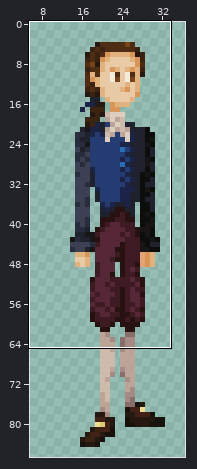
File history of a pixel-art file, Sprites/valois.aseprite. Above: a wide view before the commit, with the close-up outlined.
Close-up. As it was:
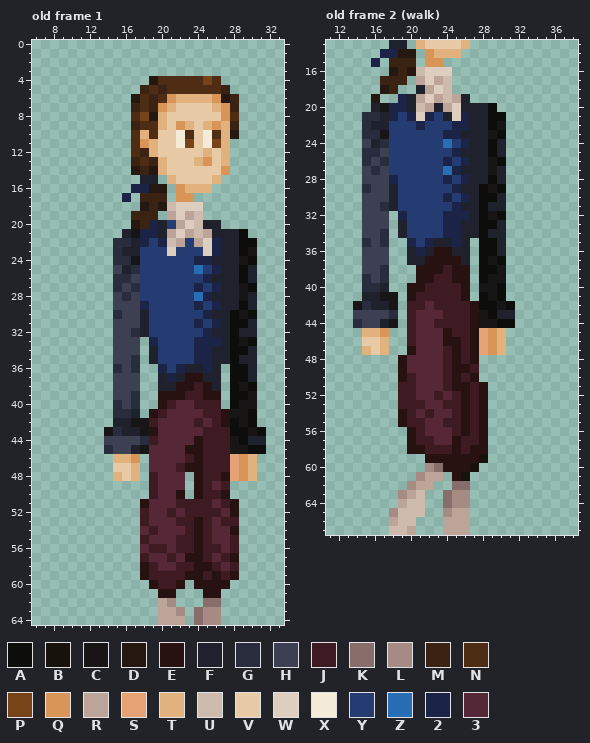
66x87 pixels, 5 frames. Colours within 5 levels of each other are drawn and written as one. Shown: old frame 1: x 6..33, y 0..64; old frame 2 (walk): x 11..38, y 13..67. The wide view leaves out empty margins. The commit also changed other frames or places, which this record leaves out.
Visible layers, top first: "braço d", "cabeça/gola", "cabeça/olhos", "cabeça/cabeça", "tronco/colete", "pernas/frente/perna f 1", "pernas/frente/perna f 2", "pernas/tras/perna c", "pernas/tras/pernas", "braço e".
Palette (. is transparent): A #0d0d0c  B #18120d  C #171516  D #251810  E #271111  F #1f212c  G #282c3c  H #3d3f53  J #3e1b23  K #886e6a  L #a58b83  M #3a2312  N #4e2d14  P #774319  Q #d89557  R #bda499  S #e5a274  T #e2b27e  U #cebbae  V #e8caa6  W #ddcebf  X #f4ecd8  Y #243c72  Z #286eb4  2 #1b2447  3 #552737
Pixels before, old frame 1, first column x 14:
 4 .....DNNNNNPN.....
 5 ....MNMNNNNNNM....
 6 ...DNMNQTTTTQDM...
 7 ...MNMQTVVVVTQM...
 8 ...NPDTVVVVVVQN...
 9 ...MNNTVQTVTQTM...
10 ...NTNVVXNVXNTD...
11 ...NQTVVXPVXPT....
12 ...NMTVVVVVTVT....
13 ...MNMTVVVTQVT....
14 ...DMDTVVVVVVQ....
15 ....FF.TVVVVT.....
16 ...22DD.QTTT......
17 ..2.MMM.QQ........
18 ....DMDUWWW.......
19 ...MMM.RWRU.......
20 ...DM2FYRWUFF.....
21 ..FC22FRWRURFFFA..
22 .GGF2Y2URYRW2FFAA.
23 .GFFYYYWYYYW2FFAC.
24 .GGCYYYYYY22FFFCA.
25 .HFGYYYYYYZY2FFAF.
26 .GGHYYYYYYY2FFFAF.
27 .GHGYYYYYY2Y2FFCA.
28 .HGHYYYYYYZ2FFFCF.
29 .HHH2YYYYY2Y2FFAF.
30 .GHHFYYYYYY2FFACA.
31 .HHHFYYYYY2Y2FAAF.
32 .HHGFYYYYYY2FFAFF.
33 .HHH.2YYYY222FACA.
34 .HHH.FYYYY22FFAAF.
35 .HHG.FYYYY22FFAFF.
36 .GHG..2Y2FF2F.AAF.
37 .HHH..F2FEEFF.AAF.
38 .HHH..FFEEJEF.ACA.
39 .HHG..EEEJJEE.AAC.
40 .GHG..EJ33JJJ.ACC.
41 .GGF.EJ3333JJECCA.
42 .FFCCJ3333J3JEACA.
43 CGFFCE33333JJJAACA
44 HHHHGJ3333EJJJCAFF
45 GHHFC3333EEJJJCCAA
46 .TTQ.3333JEJJJSQT.
47 .VVT.333JEEJJJSQT.
48 .TVT.J333.EJJESQT.
49 .....J333.EJ3J....
50 .....J33E.EJJE....
51 ....E333JJJJ3JE...
52 ....J33J3JJJJ3E...
53 ....J333JJEJ3JJ...
54 ....3J333JEJ33E...
55 ....J333JJEJ33J...
56 ....3JJ3JJEJJ3J...
57 ....J33J3EEJ3JE...
58 ....EJ33JJEEJ3J...
59 ....EJJJJEEJEJE...
60 .....EJJE.EEEE....
61 ......EE...EE.....
62 ......RL...KK.....
63 ......RRL.KLL.....
64 ......RRR.KLL.....
Pixels before, old frame 2 (walk), first column x 14:
13 ....FF.TVVVVT.....
14 ...22DD.QTTT......
15 ..2.MMM.QQ........
16 ....DMDUWWW.......
17 ...MMM.RWRU.......
18 ...DM..FRWU.......
19 ..D..2FRWRURF.....
20 ..FC22FURFRWFFFA..
21 .GGF2Y2W2YFW2FFAA.
22 .GFFYYY2YYY22FFAC.
23 .GGCYYYYYY22FFFCA.
24 .HFGYYYYYYZY2FFAF.
25 .GGHYYYYYYY2FFFAF.
26 .GHGYYYYYY2Y2FFCA.
27 .HGHYYYYYYZ2FFFCF.
28 .HHH2YYYYY2Y2FFAF.
29 .GHHFYYYYYY2FFACA.
30 .HHHFYYYYY2Y2FAAF.
31 .HHGFYYYYYY2FFAFF.
32 .HHH.2YYYY222FACA.
33 .HHH.FYYYY22FFAAF.
34 .HHG.FYYYY22FFAFF.
35 .GHG..2Y2FF2F.AAF.
36 .HHH..F2FEEFF.AAF.
37 .HHH..FFEEEEF.ACA.
38 .HHG...EEEJEE.AAC.
39 .GHG...EEJJEE.ACC.
40 .GGF..EEJJJJE.CCA.
41 .FFCC.EJJJJJE.ACA.
42 CGFFC.JJ3JJJJEAACA
43 HHHHG.J333JJJECAFF
44 GHHFC.J33JJJJECCAA
45 .TTQ..J333EJJESQT.
46 .VVT..J333EEJESQT.
47 .TVT..E333JEJESQT.
48 .....E3333JEJE....
49 .....E3333JEEJ....
50 .....EJ333JEJE....
51 .....JJ333JEEJE...
52 .....JJ33J3JEJE...
53 .....JJJ33JJEJE...
54 .....EJ3J33JEJE...
55 .....EJJ33JJEJE...
56 ......EJ333JEJE...
57 ......EJJ33EJJE...
58 ......EEJJJEJEE...
59 ........EEEEEEB...
60 ........LKEEEB....
61 .......LRR.EB.....
62 ......LRR..KK.....
63 .....LRU..KLL.....
64 .....RUU..KLL.....
65 ....LUUU..LRR.....
66 ....RUU...RRR.....
67 ....UUR...RRR.....
Now the later version:
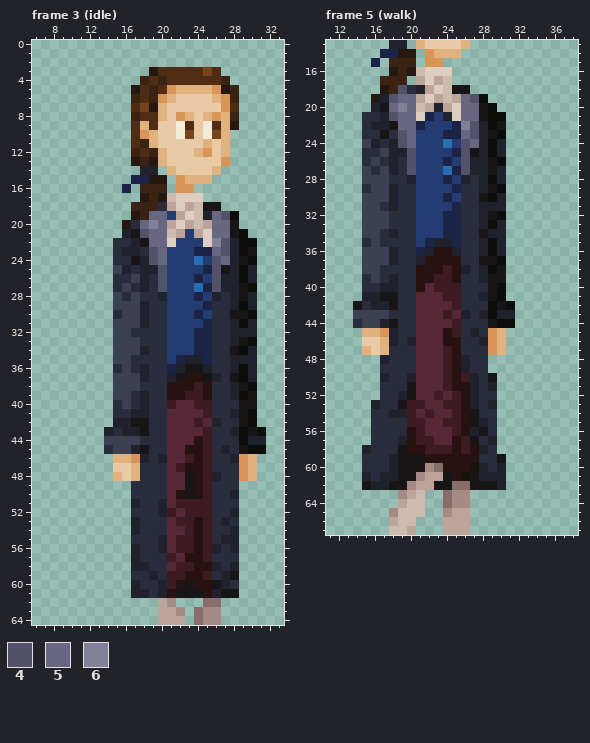
Colours new in this view: 4 #53526a  5 #696682  6 #827f98
A new or re-ordered frame is compared with the old frame closest to it.
Changes in this commit:
layer "fundo casaco" now shown
layer "tronco/casaco" now shown
frames re-ordered
Frame 3 (idle) against old frame 1:
y 3: x 19..26 ........ -> DNNNNNPN
y 4: x 18..20 .DN -> MNM; x 25 P -> N; x 27 . -> M
y 5: x 17..28 .MNMNNNNNNM. -> DNMNQTTTTQDM
y 6: x 17 D -> M; x 20..27 NQTTTTQD -> QTVVVVTQ
y 7: x 17..21 MNMQT -> NPDTV; x 26 T -> V; x 28 M -> N
y 8: x 17..19 NPD -> MNN; x 22..23 VV -> QT; x 25..28 VVQN -> TQTM
y 9: x 17..18 MN -> NT; x 20 T -> V; x 22..23 QT -> XN; x 25..26 TQ -> XN; x 28 M -> D
y 10: x 18..19 TN -> QT; x 23 N -> P; x 26 N -> P; x 28 D -> .
y 11: x 18 Q -> M; x 22..23 XP -> VV; x 25..26 XP -> TV
y 12: x 17..20 NMTV -> MNMT; x 24..25 VT -> TQ
y 13: x 17..19 MNM -> DMD; x 24..25 TQ -> VV; x 27 T -> Q
y 14: x 17..21 DMDTV -> .FF.T; x 26..27 VQ -> T.
y 15: x 17..26 .FF.TVVVVT -> 22DD.QTTT.
y 16: x 16..20 .22DD -> 2.MMM; x 23..25 TTT -> Q..
y 17: x 16 2 -> .; x 18 M -> D; x 20..24 M.QQ. -> DUWWW
y 18: x 17..18 .D -> MM; x 20..21 DU -> GR; x 23..26 WW.. -> RUCC
y 19: x 17 M -> D; x 19..23 M.RWR -> 55YRW; x 25..28 .... -> F54A
y 20: x 16..23 .DM2FYRW -> DG565RWR; x 25..28 FF.. -> R55C
y 21: x 18..28 22FRWRURFFF -> 455URYRW55C
y 22: x 18..22 2Y2UR -> C55WY; x 24 R -> Y; x 26..27 2F -> 64
y 23: x 18..21 YYYW -> G45Y; x 24..27 YW2F -> 2254
y 24: x 18..20 YYY -> F45; x 24..27 22FF -> ZY45
y 25: x 18..20 YYY -> FF4; x 24..27 ZY2F -> Y24C
y 26: x 18..20 YYY -> FG4; x 24..26 Y2F -> 2Y4
y 27: x 18..20 YYY -> FG4; x 24..26 2Y2 -> Z24
y 28: x 18..20 YYY -> GGF; x 24..25 Z2 -> 2Y; x 27 F -> G
y 29: x 18..20 2YY -> FGG; x 24..27 2Y2F -> Y2GG
y 30: x 19..20 YY -> GG; x 24..28 Y2FFA -> 2YGGC
y 31: x 19..20 YY -> GG; x 24..28 2Y2FA -> Y2GGF
y 32: x 18..20 FYY -> GGG; x 24 Y -> 2; x 26..28 FFA -> GGF
y 33: x 18..20 .2Y -> GGG; x 26..28 2FA -> GGF
y 34: x 18..20 .FY -> FGG; x 26..28 FFA -> GGC
y 35: x 18..20 .FY -> GGG; x 22..24 YY2 -> 2FF; x 26..28 FFA -> GGF
y 36: x 18..28 ..2Y2FF2F.A -> FGG2FCCFGGF
y 37: x 18..22 ..F2F -> FGGFC; x 25 F -> C; x 27..28 .A -> GC
y 38: x 18..21 ..FF -> GGGE; x 26..28 F.A -> GGF
y 39: x 18..20 ..E -> FGG; x 26..28 E.A -> GGF
y 40: x 18..20 ..E -> FGG; x 26..28 J.A -> GGG
y 41: x 18..20 .EJ -> FGG; x 26..28 JEC -> GGF
y 42: x 19..20 J3 -> GG; x 26..28 JEA -> FGG
y 43: x 14 C -> F; x 19..20 E3 -> GG; x 26..28 JJA -> GGF
y 44: x 19..20 J3 -> GG; x 26..28 JJC -> GGG
y 45: x 19..20 33 -> GG; x 26..28 JJC -> GFG
y 46: x 18..20 .33 -> FGF; x 26..28 JJS -> GGF
y 47: x 18..20 .33 -> GGG; x 26..28 JJS -> GGG
y 48: x 18..20 .J3 -> GGG; x 23 . -> C; x 26..28 JES -> FGG
y 49: x 17..20 ..J3 -> GGGG; x 23 . -> C; x 26..28 3J. -> GGG
y 50: x 17..20 ..J3 -> GGGG; x 23 . -> C; x 26..28 JE. -> GGF
y 51: x 17..20 .E33 -> FGGF; x 26..28 3JE -> GGG
y 52: x 17..20 .J33 -> GGGF; x 26..28 J3E -> GGF
y 53: x 17..20 .J33 -> FGGG; x 26..28 3JJ -> GFG
y 54: x 17..20 .3J3 -> FGGG; x 26..28 33E -> GGF
y 55: x 17..20 .J33 -> GGGF; x 26..28 33J -> GFF
y 56: x 17..20 .3JJ -> FGGF; x 26..28 J3J -> FGF
y 57: x 17..20 .J33 -> FGGG; x 26..28 3JE -> GGG
y 58: x 17..20 .EJ3 -> FFGG; x 26..28 J3J -> FGF
y 59: x 17..20 .EJJ -> GGFG; x 26..28 EJE -> GFC
y 60: x 17..20 ..EJ -> FGGF; x 23 . -> C; x 26..28 EE. -> CFG
y 61: x 17..20 ...E -> FFGF; x 22..24 ... -> CCC; x 26..28 E.. -> FCC
Frame 5 (walk) against old frame 2 (walk):
y 18: x 19..20 .. -> 4G; x 25..26 .. -> CC
y 19: x 17..20 ..2F -> F455; x 26..28 F.. -> 54A
y 20: x 18..20 22F -> 565; x 26..28 FFF -> 55C
y 21: x 18..20 2Y2 -> 455; x 26..28 2FF -> 55C
y 22: x 18..20 YYY -> C55; x 26..27 2F -> 64
y 23: x 18..20 YYY -> G45; x 26..27 FF -> 54
y 24: x 18..20 YYY -> F45; x 26..27 2F -> 45
y 25: x 18..20 YYY -> FF4; x 26..27 FF -> 4C
y 26: x 18..20 YYY -> FG4; x 26 2 -> 4
y 27: x 18..20 YYY -> FG4; x 26 F -> 4
y 28: x 18..20 2YY -> GGF; x 26..27 2F -> FG
y 29: x 19..20 YY -> GG; x 26..28 FFA -> GGF
y 30: x 19..20 YY -> GG; x 26..28 2FA -> GGC
y 31: x 19..20 YY -> GG; x 26..28 FFA -> GGF
y 32: x 18..20 .2Y -> GGG; x 26..28 2FA -> GGF
y 33: x 18..20 .FY -> GGG; x 26..28 FFA -> GGF
y 34: x 18..20 .FY -> FGG; x 26..28 FFA -> GGC
y 35: x 18..20 ..2 -> GGG; x 26..28 F.A -> GGF
y 36: x 18..20 ..F -> FGG; x 26..28 F.A -> GGF
y 37: x 18..20 ..F -> FGG; x 26..28 F.A -> GGC
y 38: x 18..20 ... -> GGG; x 26..28 E.A -> FGF
y 39: x 18..20 ... -> FGG; x 26..28 E.A -> GGF
y 40: x 18..20 ..E -> FGG; x 22 J -> 3; x 26..28 E.C -> GGG
y 41: x 19..23 .EJJJ -> GG333; x 26..28 E.A -> GGF
y 42: x 19..21 .JJ -> GG3; x 23..24 JJ -> 33; x 26..28 JEA -> GGG
y 43: x 19..20 .J -> GG; x 25..28 JJEC -> 3FGF
y 44: x 19..20 .J -> GG; x 23..24 JJ -> 33; x 26..28 JEC -> GGG
y 45: x 18..20 ..J -> FGG; x 26..28 JES -> GFG
y 46: x 18..20 ..J -> FGF; x 26..28 JES -> GGF
y 47: x 18..20 ..E -> GGG; x 26..28 JES -> GGG
y 48: x 17..20 ..E3 -> FGGG; x 26..28 JE. -> FGG
y 49: x 17..20 ..E3 -> GGGG; x 26..28 EJ. -> FGG
y 50: x 17..20 ..EJ -> FGGF; x 27..29 E.. -> FGC
y 51: x 17..20 ..JJ -> GGGC; x 27..29 JE. -> FGF
y 52: x 17..20 ..JJ -> GGFC; x 27..29 JE. -> FGG
y 53: x 16..19 ...J -> FGGC; x 27..29 JE. -> FGF
y 54: x 16..19 ...E -> GGFF; x 27..29 JE. -> CGG
y 55: x 16..19 ...E -> GGGG; x 27..29 JE. -> CFG
y 56: x 16..19 .... -> GGGG; x 27..29 JE. -> FCG
y 57: x 16..19 .... -> GGGF; x 27..29 JE. -> CGF
y 58: x 15..19 ..... -> FGGGC; x 28..29 E. -> FG
y 59: x 15..21 ....... -> GGGFCCC; x 28..30 B.. -> GGC
y 60: x 15..21 ....... -> GGGFCCC; x 28..30 ... -> FGF
y 61: x 15..20 ...... -> FGFFCC; x 24 . -> C; x 27..30 .... -> CFFF
y 62: x 15..19 ..... -> CFFCC; x 23..24 .. -> CC; x 27..30 .... -> CCCF
